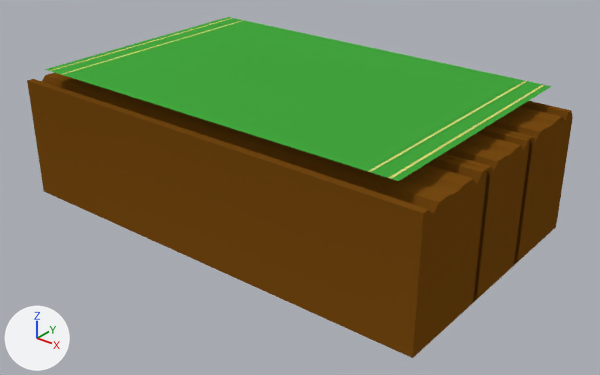
What one commit did to the Blender file Assets/Sprites/Raw/Blender/Table.blend.
Before and after are seen from a camera (50 mm lens) standing at (7.8, -9.53, 4.28) and looking at (0.31, -0.17, -1.53). The lights are fixed; the arrows at lower left show +X, +Y and +Z.

Before the edit, the objects in view are built like this:
```python
me_cube_002 = bpy.data.meshes.new('Cube.002')
me_cube_002.from_pydata(...)  # 60 vertices, 58 faces; spans x -3.71..3.71, y -0.76..0.76, z -1.0..1.0
me_cube_002.materials.append(mat_material_004)  # brown #774a13
me_cube_003 = bpy.data.meshes.new('Cube.003')
me_cube_003.from_pydata(...)  # 60 vertices, 58 faces; spans x -3.71..3.71, y -0.82..0.82, z -1.0..1.0
me_cube_003.materials.append(mat_material_004)  # brown #774a13
me_plane_001 = bpy.data.meshes.new('Plane.001')
me_plane_001.from_pydata(...)  # 43 vertices, 30 faces, 1 loose edge; spans x 0.0..1.0, y -1.0..1.0, z 0.0
# faces by material slot: [20, 10]
me_plane_001.materials.append(mat_cloth_green)
me_plane_001.materials.append(mat_cloth_gold)
ob_cube_001 = bpy.data.objects.new('Cube.001', me_cube_002)
ob_cube_001.location = (0.0, 1.32, -1.04)
ob_cube_002 = bpy.data.objects.new('Cube.002', me_cube_003)
ob_cube_002.location = (0.0, -1.39, -1.04)
ob_plane_001 = bpy.data.objects.new('Plane.001', me_plane_001)
ob_plane_001.location = (0.0, 0.0, 0.2)
ob_plane_001.scale = (3.31, 2.12, 2.0)
_m = ob_plane_001.modifiers.new('Mirror', 'MIRROR')
_m.use_axis = (True, True, False)
_m.use_clip = True
# also in view: 'Cube' at (0.0, 0.0, -1.04)
```
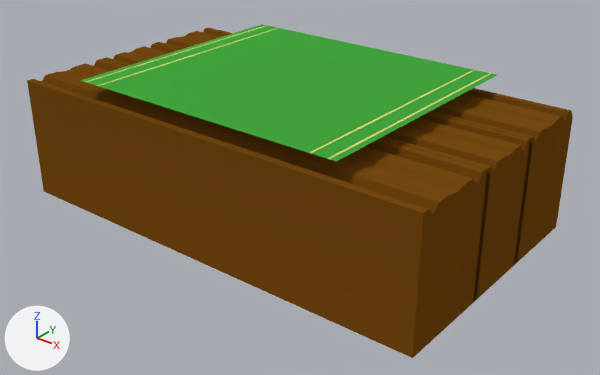
The change, as a diff of the scene's bpy script:
```diff
--- a/Assets/Sprites/Raw/Blender/Table.blend.py
+++ b/Assets/Sprites/Raw/Blender/Table.blend.py
@@ me_plane_001 @@
 me_plane_001.from_pydata(...)  # 43 vertices, 30 faces, 1 loose edge; spans x 0.0..1.0, y -1.0..1.0, z 0.0
 # used by ob_plane_001; location = (0.0, 0.0, 0.2); scale = (3.31, 2.12, 2.0)
+# me_plane_001 part 1: all 36 vertices in x 0.87..1.0, y 0.0..1.0, z 0.0 are moved by (-0.27, 0.0, 0.0)
 me_plane_001.materials.append(mat_cloth_green)
```

What differs and where, as boxes (x1, y1, x2, y2) in the pictures (600 x 375 px):
'Plane.001', reshaped (18% narrower, 16% shorter): before (45, 17, 552, 181); after (80, 24, 497, 162)
